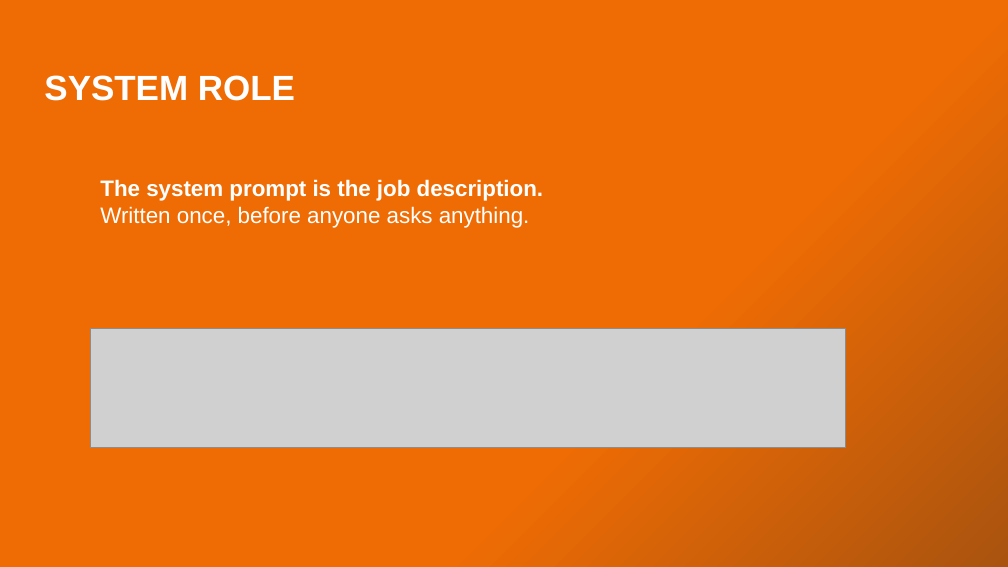
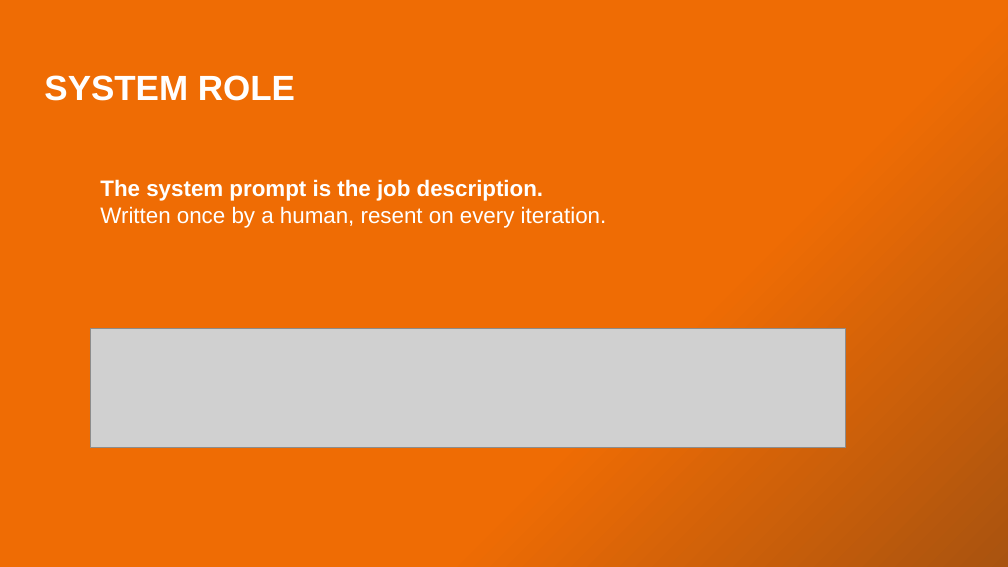
Before and after one commit to xkondix/ai-agents-JAVA-SPRING, a slide deck: slide 12 of presentations/The Agent Is a Loop .pptx. Drawn at 1008x567 pixels with LibreOffice and Linux fonts; fonts in the diff are those of the drawing; grey boxes stand for pictures. Boxes give left, top, right and bottom in pixels: in the first picture for what was removed or moved away, otherwise in the second. Text is boxed around its words. In the diff, an @@ line names an element or a change of style, - is before the commit and + after.

```diff
--- a/presentations/The Agent Is a Loop .pptx
+++ b/presentations/The Agent Is a Loop .pptx
@@ text at <box>100,206,607,228</box>: text changed @@
-Written once, before anyone asks anything.
+Written once by a human, resent on every iteration.
```
Also in this commit, not shown: 16 other slides changed, 2 slides added, 1 slide removed, 26 other files.
